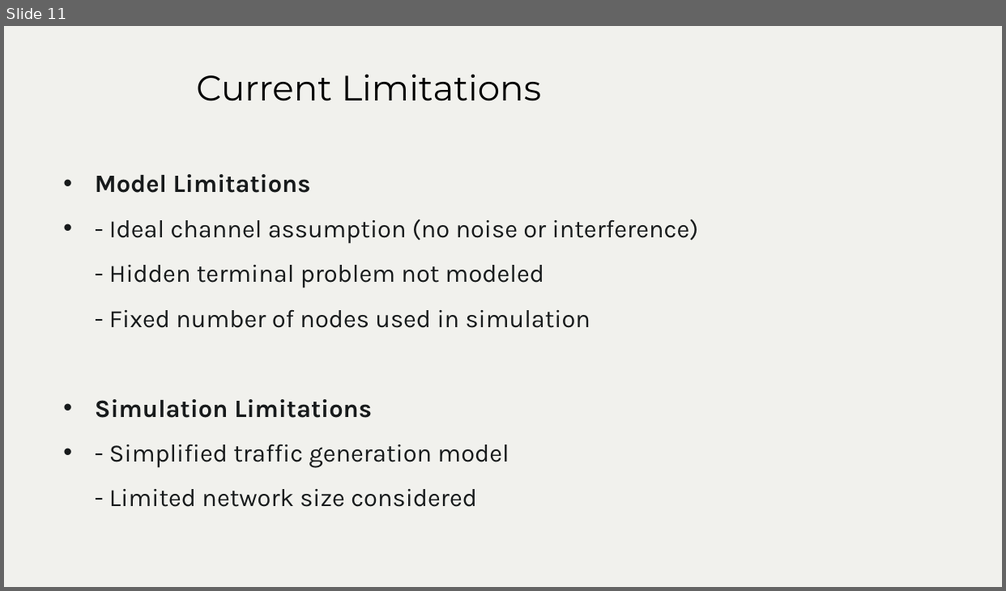
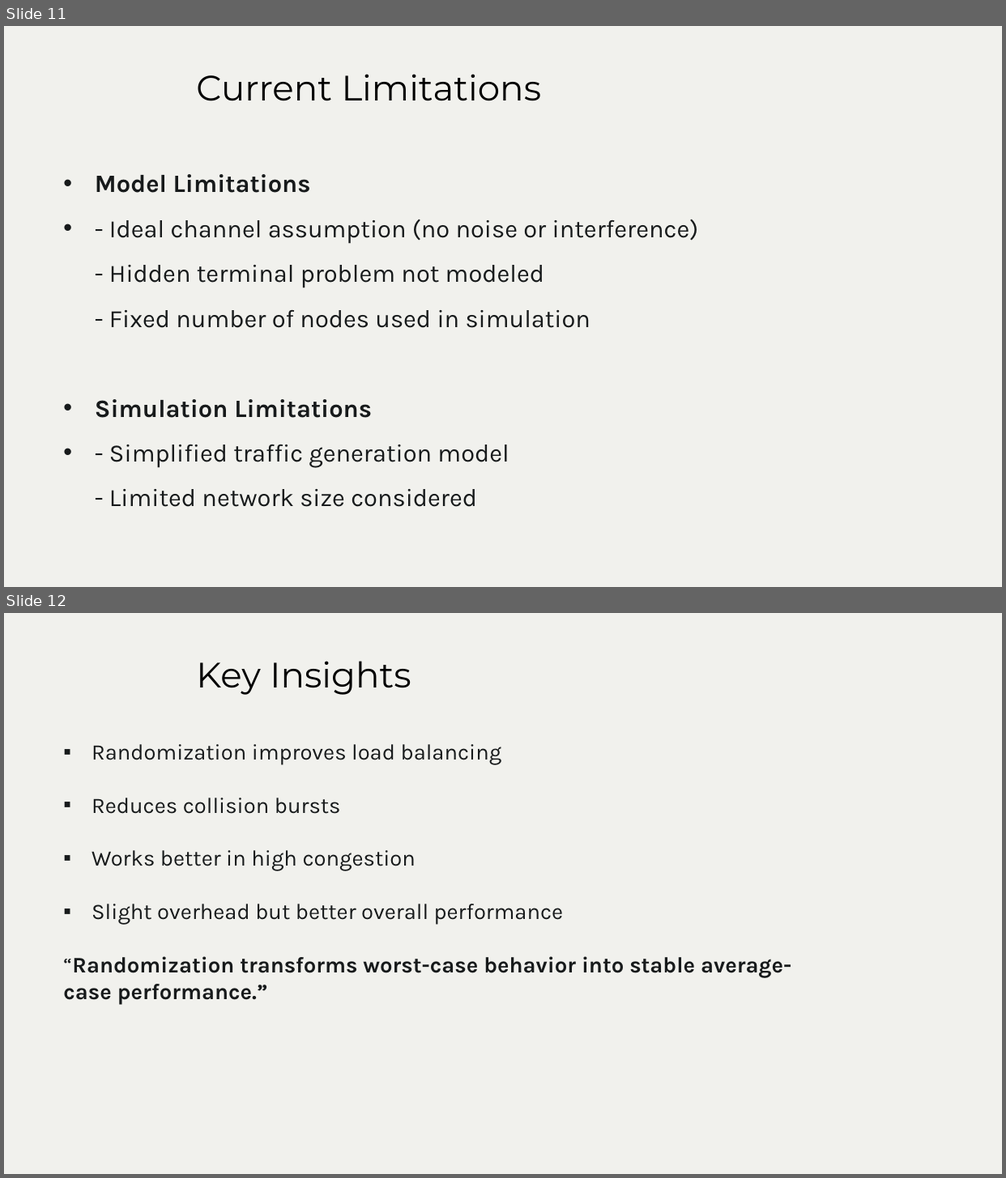
Before and after one commit to pratika719/beb-probabilistic-network-simulator, a slide deck: g13_s1_net/Milestone-3_s1_g13_net/PPT for video/Milestone 3_ppt.pptx. Shown one above the other, each under a label of ours: slide 11 before the commit, slides 11 and 12 after it. The pictures are 1006x591 and 1006x1178 pixels, drawn with LibreOffice and Linux fonts; fonts in the diff are those of the drawing; background and template pictures are left out. Boxes give left, top, right and bottom in pixels: in the first picture for what was removed or moved away, otherwise in the second. Text is boxed around its words. In the diff, an @@ line names an element or a change of style, - is before the commit and + after.

```diff
--- a/g13_s1_net/Milestone-3_s1_g13_net/PPT for video/Milestone 3_ppt.pptx
+++ b/g13_s1_net/Milestone-3_s1_g13_net/PPT for video/Milestone 3_ppt.pptx
@@ slide 12 added at bbox=[4, 613, 1002, 1174], background #FFFFFF; not listed: 1 template element that a slide beside it also shows @@
@@ title added at bbox=[196, 661, 411, 695], 51 pt, text #000000 @@
+Key Insights
@@ text added at bbox=[63, 744, 791, 1005], 32 pt, text #171A1B @@
+▪ Randomization improves load balancing
+▪ Reduces collision bursts
+▪ Works better in high congestion
+▪ Slight overhead but better overall performance
+“Randomization transforms worst-case behavior into stable average-case performance.”
```
Also in this commit, not shown: 6 slides changed, 4 other slides added, 5 slides removed, 3 other files.
